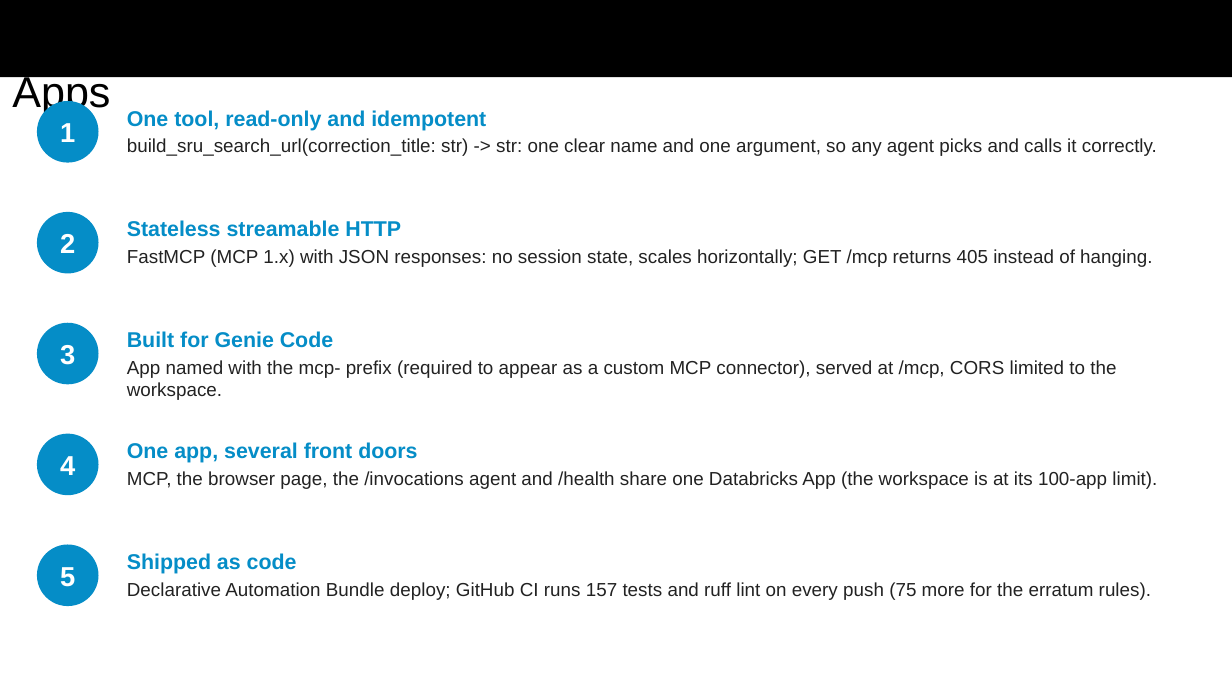
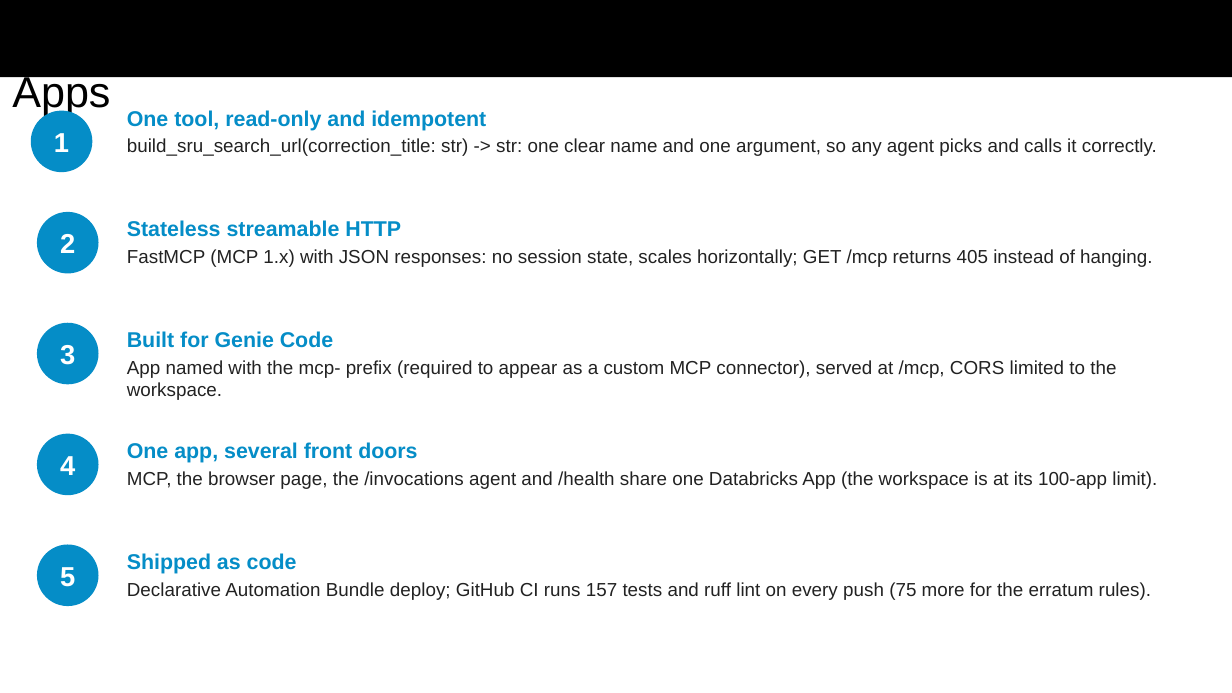
Before and after one commit to AmandaZXu-USDA/mcp-hackathon-demo-sru, a slide deck: slide 7 of submission/GSA-MCP-Hackathon-NAL-mcp-sru-syntax-and-erratum-note.pptx. Drawn at 1232x693 pixels with LibreOffice and Linux fonts; fonts in the diff are those of the drawing. Boxes give left, top, right and bottom in pixels: in the first picture for what was removed or moved away, otherwise in the second. Text is boxed around its words. In the diff, an @@ line names an element or a change of style, - is before the commit and + after.

```diff
--- a/submission/GSA-MCP-Hackathon-NAL-mcp-sru-syntax-and-erratum-note.pptx
+++ b/submission/GSA-MCP-Hackathon-NAL-mcp-sru-syntax-and-erratum-note.pptx
@@ ellipse "1": place and size @@
-ellipse "1" at [37,101,99,163]
+ellipse "1" at [31,111,92,172]
```
Also in this commit, not shown: 6 other slides changed.
